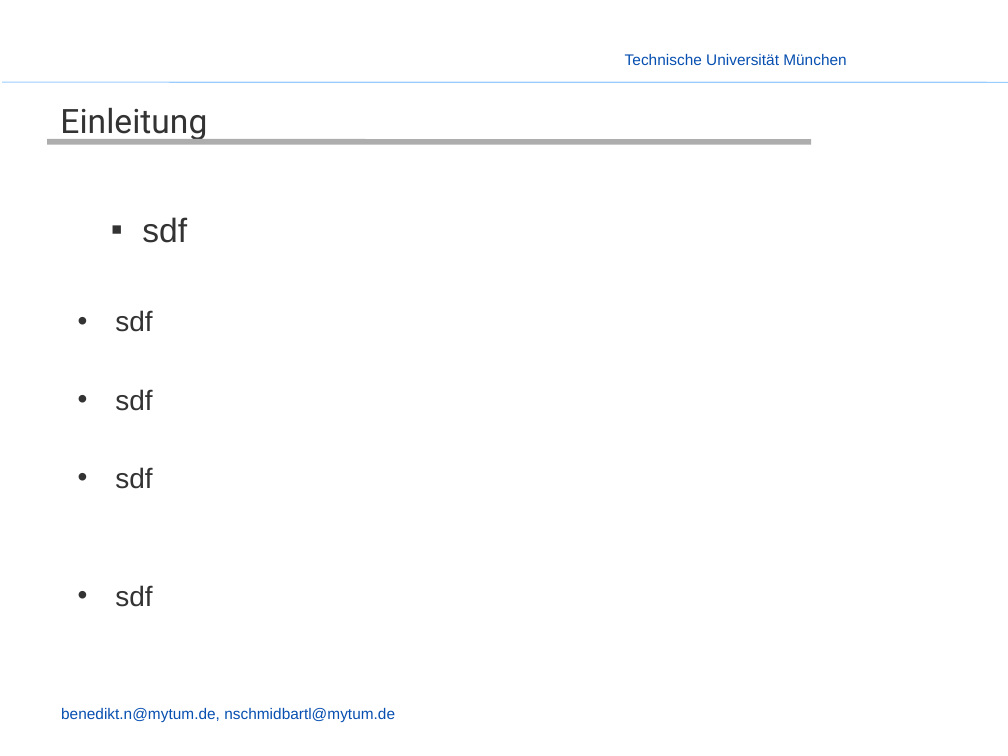
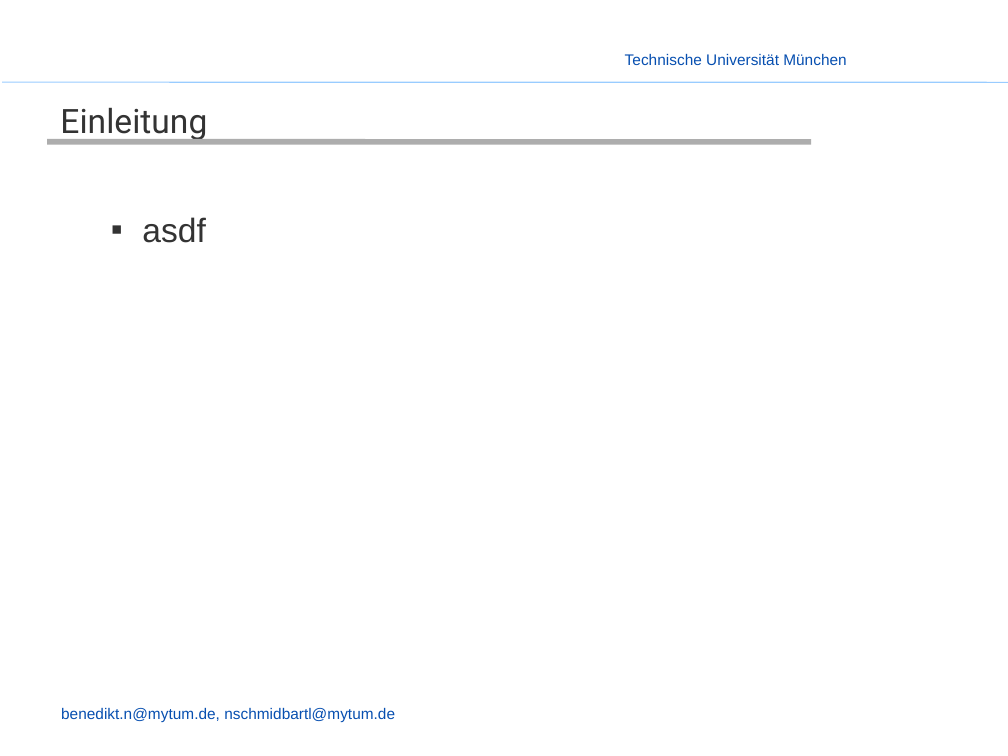
Before and after one commit to enjayes/logistikapp, a slide deck: slide 3 of Präsentation/Presentation - Benjo.pptx. Drawn at 1008x756 pixels with LibreOffice and Linux fonts; fonts in the diff are those of the drawing; background and template pictures are left out. Boxes give left, top, right and bottom in pixels: in the first picture for what was removed or moved away, otherwise in the second. Text is boxed around its words. In the diff, an @@ line names an element or a change of style, - is before the commit and + after.

```diff
--- a/Präsentation/Presentation - Benjo.pptx
+++ b/Präsentation/Presentation - Benjo.pptx
@@ text at [142, 217, 205, 243]: text changed @@
-  ▪ sdf
+  ▪ asdf
@@ text removed at [115, 310, 152, 607] @@
-• sdf
-• sdf
-• sdf
-• sdf
```
Also in this commit, not shown: 17 slides added, 1 slide removed, 1 other file.
